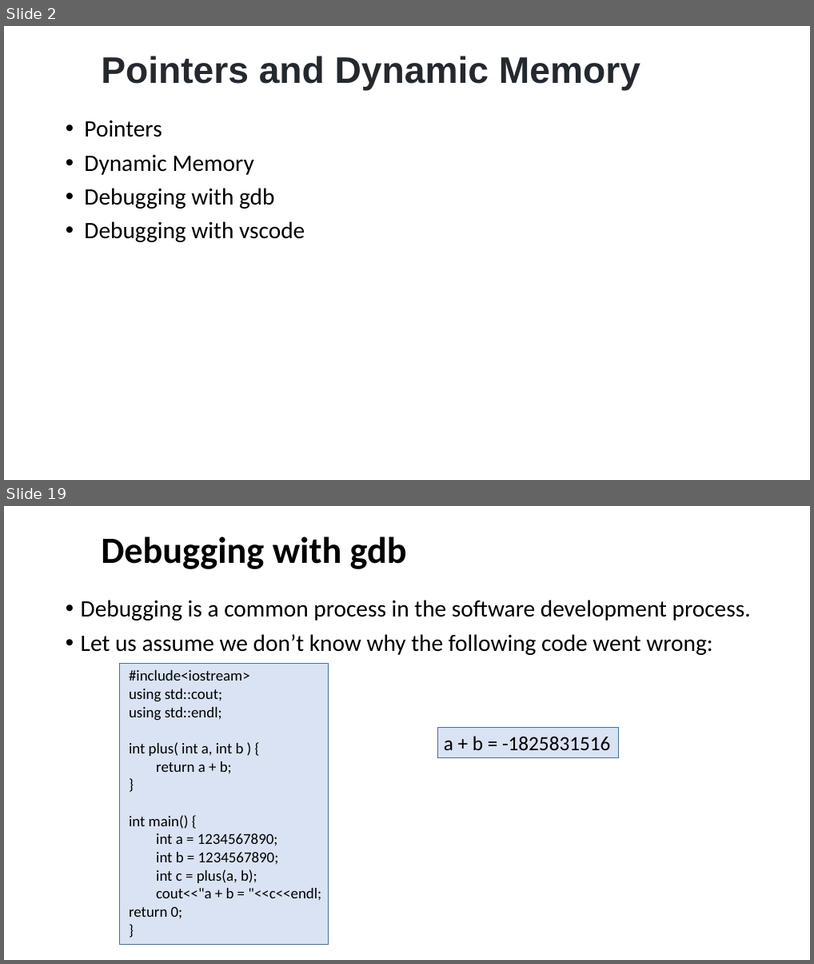
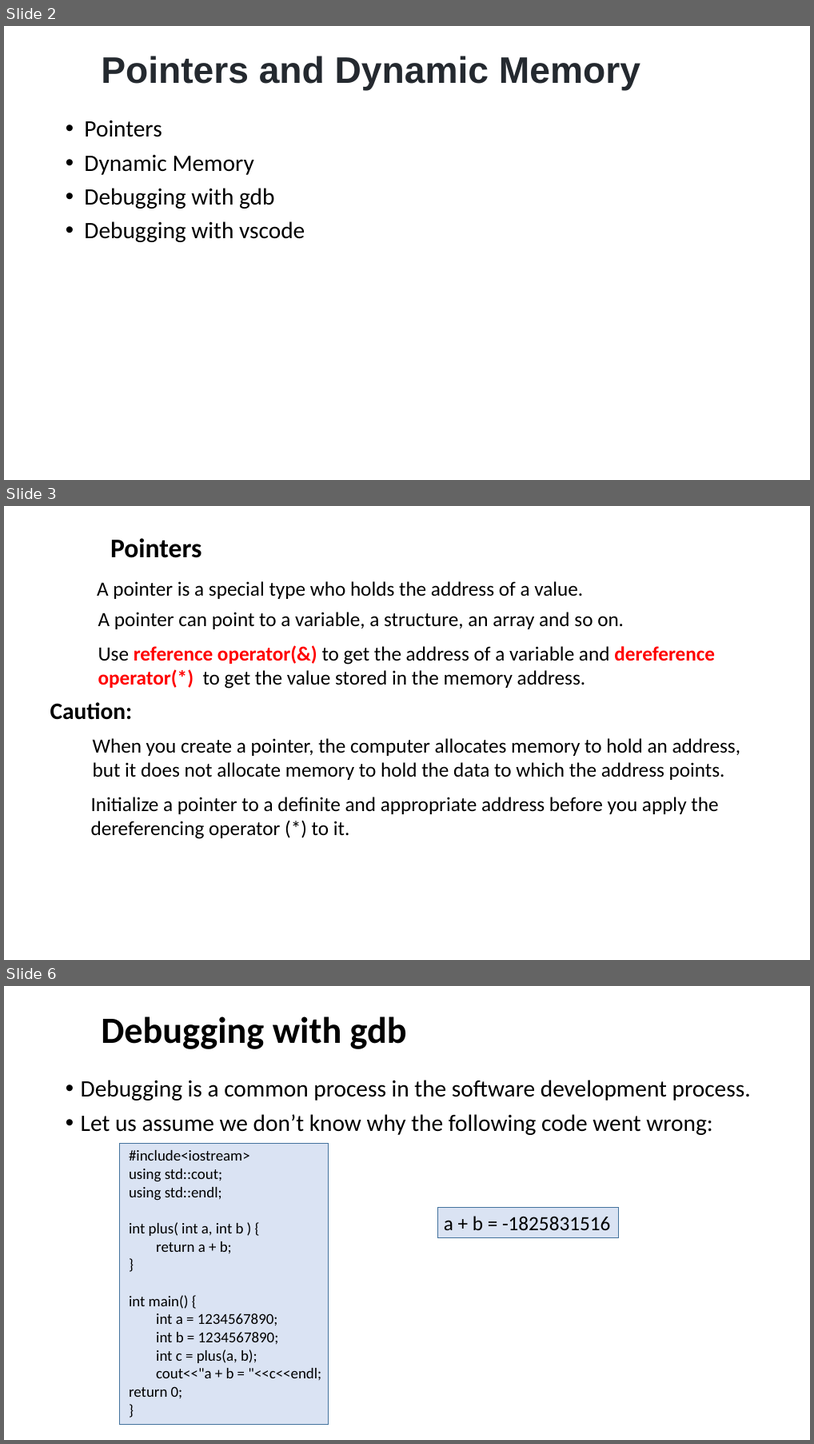
Before and after one commit to dayekuaipao/CPPLearning, a slide deck: week05/Lab05.pptx. Shown one above the other, each under a label of ours: slides 2 and 19 before the commit, slides 2, 3 and 6 after it; the slides between them are not shown. The pictures are 814x964 and 814x1444 pixels, drawn with LibreOffice and Linux fonts; fonts in the diff are those of the drawing; background and template pictures are left out. Boxes give left, top, right and bottom in pixels: in the first picture for what was removed or moved away, otherwise in the second. Text is boxed around its words. In the diff, an @@ line names an element or a change of style, - is before the commit and + after.

```diff
--- a/week05/Lab05.pptx
+++ b/week05/Lab05.pptx
@@ slide 3 added at <box>4,506,810,960</box>, background #FFFFFF @@
@@ text added at <box>110,538,202,558</box>, 32 pt, text #000000, bold @@
+Pointers
@@ text added at <box>97,581,583,599</box>, 24 pt, text #000000 @@
+A pointer is a special type who holds the address of a value.
@@ text added at <box>98,612,624,629</box>, 24 pt, text #000000 @@
+A pointer can point to a variable, a structure, an array and so on.
@@ text added at <box>98,645,715,688</box>, 24 pt, text #000000 @@
+Use reference operator(&) to get the address of a variable and dereference operator(*) to get the value stored in the memory address.
@@ text added at <box>50,702,133,720</box>, 28 pt, text #000000, bold @@
+Caution:
@@ text added at <box>93,738,741,780</box>, 24 pt, text #000000 @@
+When you create a pointer, the computer allocates memory to hold an address, but it does not allocate memory to hold the data to which the address points.
@@ text added at <box>91,796,718,839</box>, 24 pt, text #000000 @@
+Initialize a pointer to a definite and appropriate address before you apply the dereferencing operator (*) to it.
@@ what was slide 19 is now slide 6 @@
```
Also in this commit, not shown: 3 slides changed, 1 other slide added, 15 slides removed.
